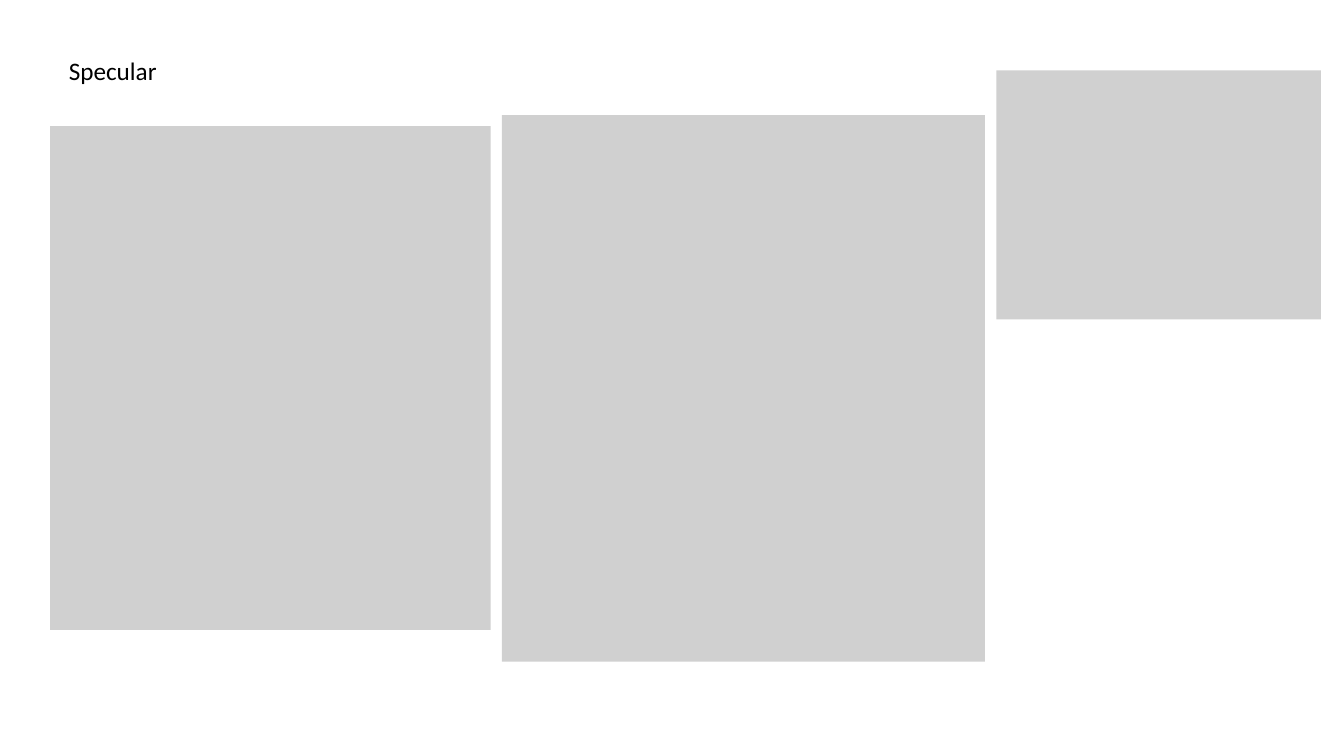
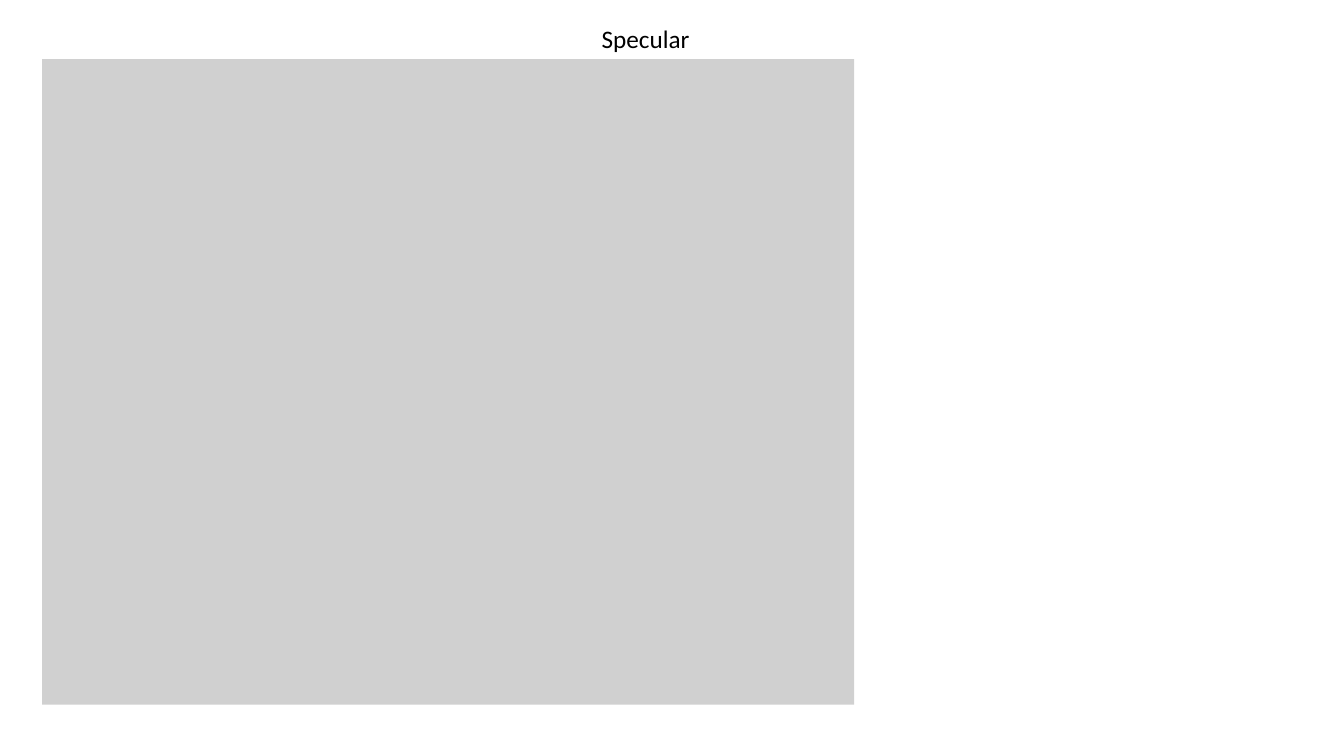
Before and after one commit to pawel-kaleta/FoolsEngine, a slide deck: slide 13 of Documentation/Rendering Architecture.pptx. Drawn at 1344x756 pixels with LibreOffice and Linux fonts; fonts in the diff are those of the drawing; grey boxes stand for pictures. Boxes give left, top, right and bottom in pixels: in the first picture for what was removed or moved away, otherwise in the second. Text is boxed around its words. In the diff, an @@ line names an element or a change of style, - is before the commit and + after.

```diff
--- a/Documentation/Rendering Architecture.pptx
+++ b/Documentation/Rendering Architecture.pptx
@@ text "Specular": place and size @@
-text "Specular" at [69,62,157,84]
+text "Specular" at [602,30,690,52]
@@ picture: place and size @@
-picture at [50,126,491,630]
+picture at [42,59,854,705]
@@ picture removed at [997,71,1322,320] @@
@@ picture removed at [502,115,985,661] @@
```
Also in this commit, not shown: 4 other slides changed, 2 slides added.
